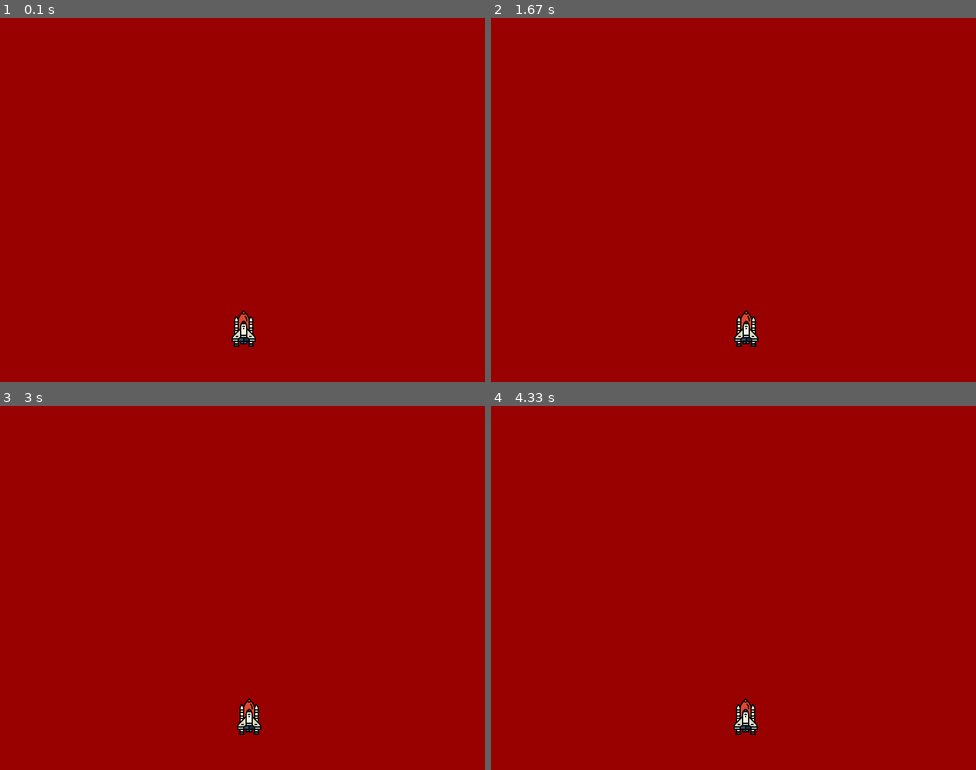
Above: before the commit, frames 1-4 (two rows, left to right).
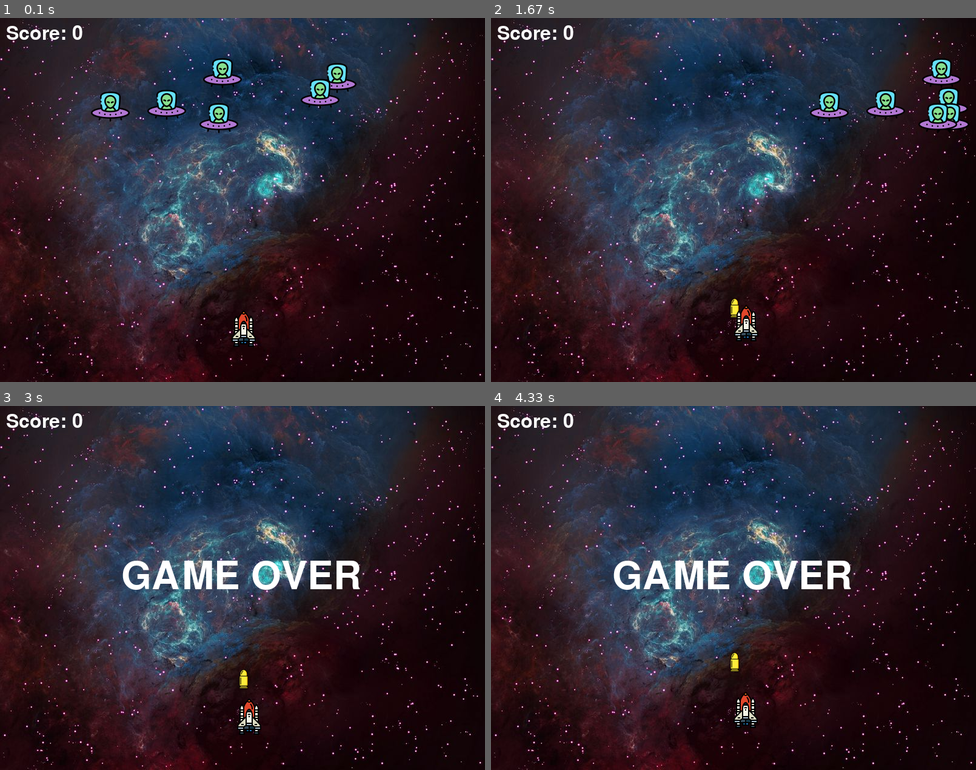
Above: after the commit, the same moments.

Repository: Rasluka/py_game_practice
Game: pygame game, started from 01_first_approach/main.py
The game is run twice, just before and just after one commit, with the same random seed, the same clock (stepped at 60 frames per second) and the same inputs.
Inputs:
- Up to frame 1 (0.1 s): no input
- Up to frame 2 (1.67 s): tap Space at 0.33, 0.73, 1.03, 1.23, 1.57 s; hold Right 0.67-1.13 s; hold Up 1.17-1.47 s; hold Right from 1.5 s (still down)
- Up to frame 3 (3 s): tap Space at 1.87, 2.07, 2.37, 2.63, 2.97 s; release Right at 1.97 s; hold Left 2-2.53 s; hold Down 2.57-2.87 s; hold Left from 2.9 s (still down)
- Up to frame 4 (4.33 s): tap Space at 3.27, 3.4, 3.8, 4.1 s; release Left at 3.3 s; hold Up 3.33-3.7 s; hold Right from 3.73 s (still down)

The runs differ from the first frame. In frame 1, 100% of the frame differs, in the area x 0-100%, y 0-100%; in frame 2, 100%; in frame 3, 100%; in frame 4, 100%.

Commit message:
Second commit

Diff:
--- a/01_first_approach/main.py
+++ b/01_first_approach/main.py
@@ -1,13 +1,21 @@
+from typing import Collection
 import pygame
-import os
-
-os.system('clear')
+import random
+import math
+from pygame import mixer
 
 # Initialize the pygame
 pygame.init()
 
 # Creating the screen
 screen = pygame.display.set_mode((800, 600))
+
+# Background
+background = pygame.image.load('space_bg_2.jpg')
+
+# Background sound
+mixer.music.load('./sound_files/background.wav')
+mixer.music.play(-1)
 
 # Title and Icon
 pygame.display.set_caption('Star Invaders')
@@ -22,16 +30,76 @@
 player_x_change = 0
 player_y_change = 0
 
+# Enemy
+enemy_img = []
+enemy_x = []
+enemy_y = []
+enemy_x_change = []
+enemy_y_change = []
+num_of_enemies = 6
+
+for _ in range(num_of_enemies):
+    enemy_img.append(pygame.image.load('ufo.png'))
+    enemy_x.append(random.randint(0,735))
+    enemy_y.append(random.randint(50,150))
+    enemy_x_change.append(4)
+    enemy_y_change.append(40)
+
+# Importing Bullet img
+bullet_img = pygame.image.load('bullet_2.png')
+bullet_x = 0
+bullet_y = 480
+bullet_x_change = 0
+bullet_y_change = 0.35
+bullet_state = "ready"
+
+# Score
+score_value = 0
+font = pygame.font.Font('freesansbold.ttf', 32)
+text_x = 10
+text_y = 10
+
+
 def player(x, y):
     screen.blit(player_img, (x, y))
+
+def enemy(x, y, i):
+    screen.blit(enemy_img[i], (x, y))
+
+def fire_bullet(x,y):
+    global bullet_state
+    bullet_state = "fire"
+    screen.blit(bullet_img, (x + 16, y + 10))
+
+def isCollition(e_x, e_y, b_x, b_y):
+    distance = math.sqrt( (math.pow(e_x - b_x, 2)) + (math.pow(e_y - b_y, 2)))
+
+    if distance < 27:
+        return True
+    else:
+        return False
+
+def show_score(x, y):
+    score = font.render(f"Score: {score_value}", True, (255, 255, 255))
+    screen.blit(score, (x, y))
+
+
+# Game over
+over_font = pygame.font.Font('freesansbold.ttf', 64)
+
+def game_over_text():
+    over_text = over_font.render("GAME OVER", True, (255, 255, 255))
+    screen.blit(over_text, (200, 250))
 
 
 # Game Loop
 running = True
 while running:
     # RGB - Red, Green, Blue
-    screen.fill((153, 0, 0))
+    #screen.fill((153, 0, 0))
 
+    # Background image
+    screen.blit(background, (0,0))
 
 
     for event in pygame.event.get():
@@ -41,27 +109,87 @@
         # if keystoke is pressed check whether its right of left
         if event.type == pygame.KEYDOWN:
             if event.key == pygame.K_LEFT:
-                # print('Pressing left arrow')
                 player_x_change = -0.5
 
             if event.key == pygame.K_RIGHT:
-                # print('Pressing right arrow')
                 player_x_change = 0.5
 
+            if event.key == pygame.K_UP:
+                player_y_change = -0.5
+
+            if event.key == pygame.K_DOWN:
+                player_y_change = 0.5
+
+            if event.key == pygame.K_SPACE:
+                if bullet_state == "ready":
+                    bullet_sound = mixer.Sound('./sound_files/laser.wav')
+                    bullet_sound.play()
+                    bullet_x = player_x
+                    fire_bullet(bullet_x, bullet_y)
+
+
+
         if event.type == pygame.KEYUP:
-            if event.key == pygame.K_LEFT or event.key == pygame.K_RIGHT:
-                # print('Keystoke has been released')
+            if event.key == pygame.K_LEFT or event.key == pygame.K_RIGHT or event.key == pygame.K_UP or event.key == pygame.K_DOWN:
                 player_x_change = 0
+                player_y_change = 0
     #
     player_x += player_x_change
+    player_y += player_y_change
 
     if player_x <= 0:
         player_x = 0
-        print('Reach the left limit')
+    elif player_x >= 736:
+        player_x = 736
 
-    if player_x >= 736:
-        player_x = 736
-        print('Reach the right limit')
+    if player_y <= 0:
+        player_y = 0
+    elif player_y >= 536:
+        player_y = 536
+
+    # Enemy movement
+    for i in range(num_of_enemies):
+
+        # Game over
+        if enemy_y[i] > 200:
+            for j in range(num_of_enemies):
+                enemy_y[j] = 2000
+
+            game_over_text()
+            break
+
+        enemy_x[i] += enemy_x_change[i]
+
+        if enemy_x[i] <= 0:
+            enemy_x_change[i] = 0.3
+            enemy_y[i] += enemy_y_change[i]
+        elif enemy_x[i] >= 736:
+            enemy_x_change[i] = -0.3
+            enemy_y[i] += enemy_y_change[i]
+
+        # Collision
+        collision = isCollition(enemy_x[i], enemy_y[i], bullet_x, bullet_y)
+        if collision:
+            bullet_y = 480
+            bullet_state = "ready"
+            score_value += 1
+            enemy_x[i] = random.randint(0,735)
+            enemy_y[i] = random.randint(50,150)
+            explosion_sound = mixer.Sound('./sound_files/explosion.wav')
+            explosion_sound.play()
+
+        enemy(enemy_x[i], enemy_y[i], i)
+
+    # bullet movement
+    if bullet_y <= 0:
+        bullet_y = 480
+        bullet_state = "ready"
+
+    if bullet_state == "fire":
+        fire_bullet(bullet_x, bullet_y)
+        bullet_y -= bullet_y_change
+
 
     player(player_x, player_y)
+    show_score(text_x, text_y)
     pygame.display.update()
--- /dev/null
+++ b/02_my_first_project/app.py
@@ -0,0 +1,45 @@
+import pygame
+import useful_methods
+import game_logic
+
+pygame.init()
+
+# Creating the screen resolution, background and some on
+screen = pygame.display.set_mode((800, 600))
+pygame.display.set_caption('Hangman!')
+game_icon = pygame.image.load('./img_files/hangman-game.png')
+pygame.display.set_icon(game_icon)
+
+is_running = True
+is_word_gen = False
+
+secret_word = useful_methods.generate_word()
+print(secret_word)
+
+# user guess
+user_guess = []
+
+while is_running:
+
+    if not is_word_gen:
+        game_logic.show_secret_word(screen, secret_word)
+        is_word_gen = True
+
+    for event in pygame.event.get():
+        if event.type is pygame.QUIT:
+            is_running = False
+
+        if event.type == pygame.KEYDOWN:
+            key_pressed = pygame.key.name(event.key)
+
+            if key_pressed.isalpha() and len(key_pressed) == 1:
+                user_guess.append(key_pressed)
+                print(user_guess)
+                game_logic.show_user_guess(screen, user_guess, key_pressed, secret_word)
+
+            if key_pressed == 'backspace' and len(user_guess) > 0:
+                game_logic.show_user_guess(screen, user_guess, key_pressed, secret_word)
+                print(user_guess)
+
+
+    pygame.display.update()
--- /dev/null
+++ b/02_my_first_project/game_files/word_library.txt
@@ -0,0 +1,50 @@
+blast
+ready
+justify
+pierce
+exit
+shark
+suitcase
+think
+bold
+kitchen
+crystal
+cold
+foreigner
+hypothesize
+medal
+exposure
+meeting
+ordinary
+harmful
+bubble
+hide
+autonomy
+taste
+leadership
+terrace
+qualification
+nap
+mosque
+friendly
+aquarium
+chart
+tolerant
+soft
+rare
+strict
+skeleton
+allowance
+compliance
+gown
+constitutional
+loose
+sketch
+engine
+bee
+projection
+shaft
+chair
+proposal
+boot
+bear
--- /dev/null
+++ b/02_my_first_project/game_logic.py
@@ -0,0 +1,29 @@
+import pygame
+import useful_methods
+
+
+def show_secret_word(scr, secret_word):
+    """
+        This method will render the word to the screen
+    """
+    to_print_str = ['_' for char in secret_word]
+
+    font = pygame.font.Font('freesansbold.ttf', 48)
+    secret_word_location = (200, 250)
+    word_to_screen = font.render(' '.join(to_print_str), True, (255, 255, 255))
+    scr.blit(word_to_screen, secret_word_location)
+
+
+def show_user_guess(scr, usr_input, key_pressed, secret_word):
+    font = pygame.font.Font('freesansbold.ttf', 48)
+    guess_word_location = (200, 450)
+    guess_to_screen = font.render(''.join(usr_input), True, (255, 255, 255))
+
+    scr.blit(guess_to_screen, guess_word_location)
+
+    if key_pressed == 'backspace' and len(usr_input) > 0:
+        scr.fill((0, 0, 0))
+        show_secret_word(scr, secret_word)
+        usr_input.pop()
+        guess_to_screen = font.render(''.join(usr_input), True, (255, 255, 255))
+        scr.blit(guess_to_screen, guess_word_location)
--- /dev/null
+++ b/02_my_first_project/useful_methods.py
@@ -0,0 +1,13 @@
+import random
+import pygame
+
+def generate_word():
+    """
+        This method will take all the word in a .txt file to create a list and then return
+        a random word within the list.
+    """
+    word_library_file = open('./game_files/word_library.txt', 'r')
+    words_list = [word.strip() for word in word_library_file]
+    word_library_file.close()
+
+    return words_list[random.randint(0, len(words_list)-1)]
Binary file added: 01_first_approach/bullet.png
Binary file added: 01_first_approach/bullet_2.png
Binary file added: 01_first_approach/explosion.png
Binary file added: 01_first_approach/space_bg.jpg
Binary file added: 01_first_approach/space_bg_2.jpg
Binary file added: 01_first_approach/ufo.png
Binary file added: 02_my_first_project/img_files/hangman-game.png
Empty file added: 02_my_first_project/test.py
Not shown, added: 01_first_approach/sound_files/background.wav
Not shown, added: 01_first_approach/sound_files/explosion.wav
Not shown, added: 01_first_approach/sound_files/laser.wav
